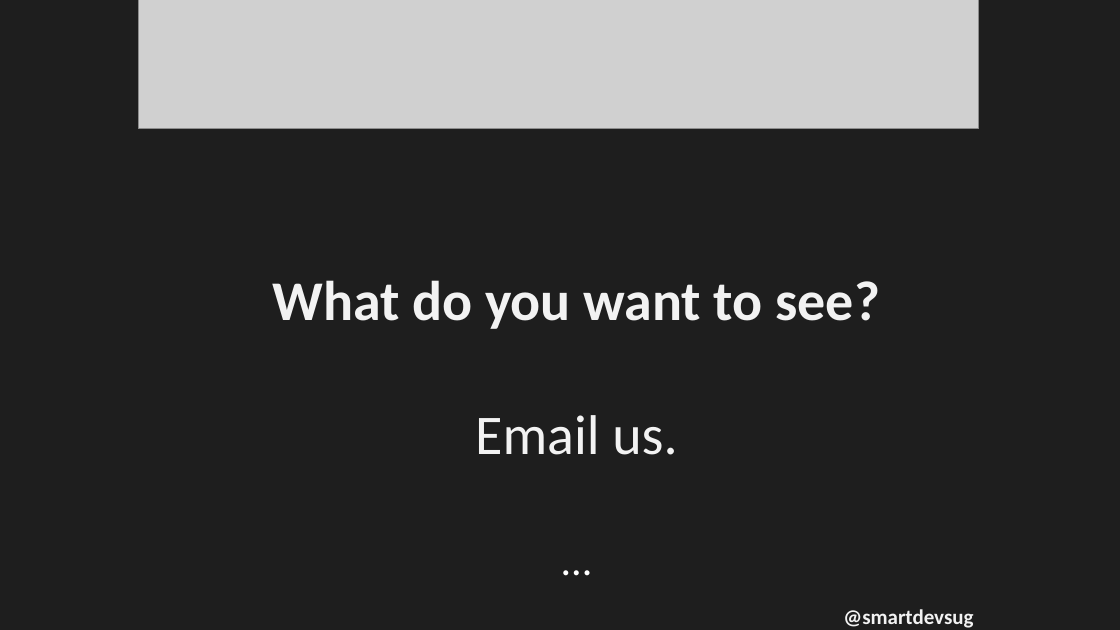
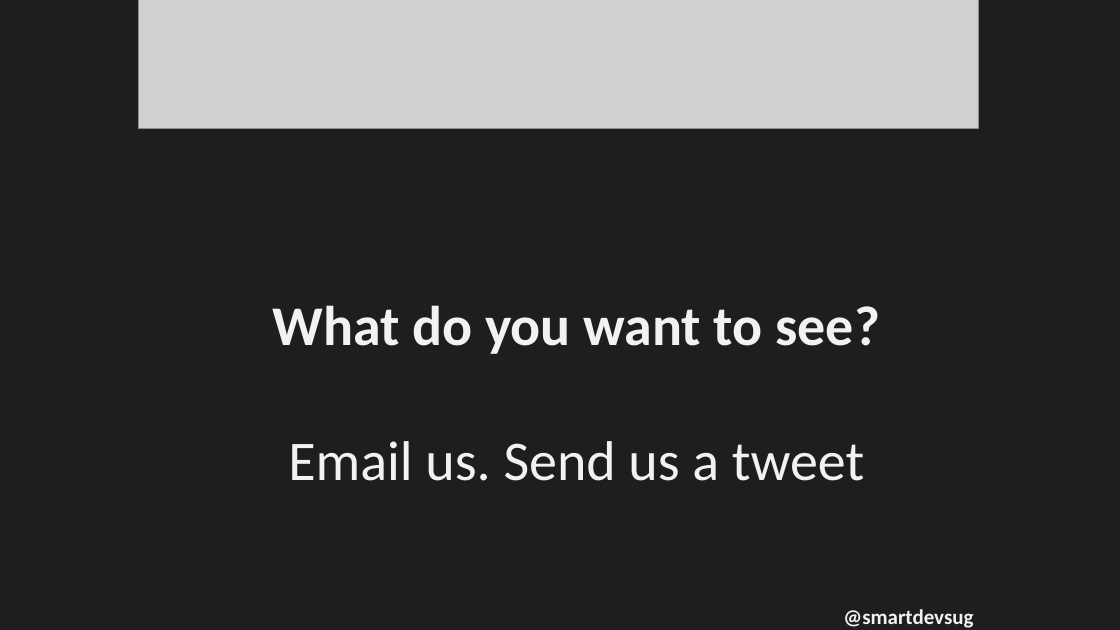
Before and after one commit to rippo/smartdevs, a slide deck: slide 7 of WelcomePresentation-SmartDevs.pptx (slide 6 before the commit). Drawn at 1120x630 pixels with LibreOffice and Linux fonts; fonts in the diff are those of the drawing; grey boxes stand for pictures. Boxes give left, top, right and bottom in pixels: in the first picture for what was removed or moved away, otherwise in the second. Text is boxed around its words. In the diff, an @@ line names an element or a change of style, - is before the commit and + after.

```diff
--- a/WelcomePresentation-SmartDevs.pptx
+++ b/WelcomePresentation-SmartDevs.pptx
@@ text at [288,441,864,481]: text changed @@
-Email us.
-...
+Email us. Send us a tweet
```
Also in this commit, not shown: 2 other slides changed, 1 slide added.
